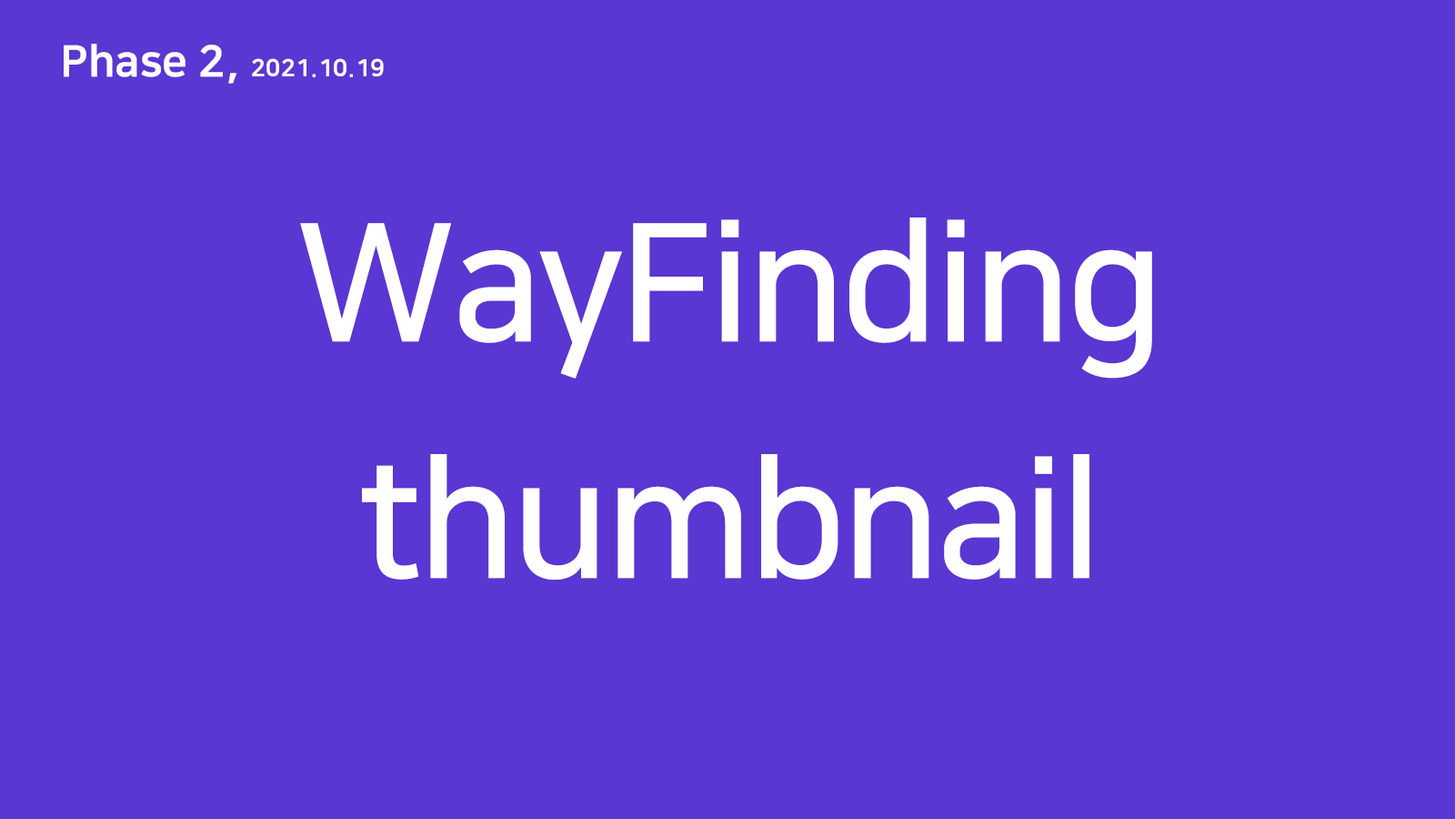
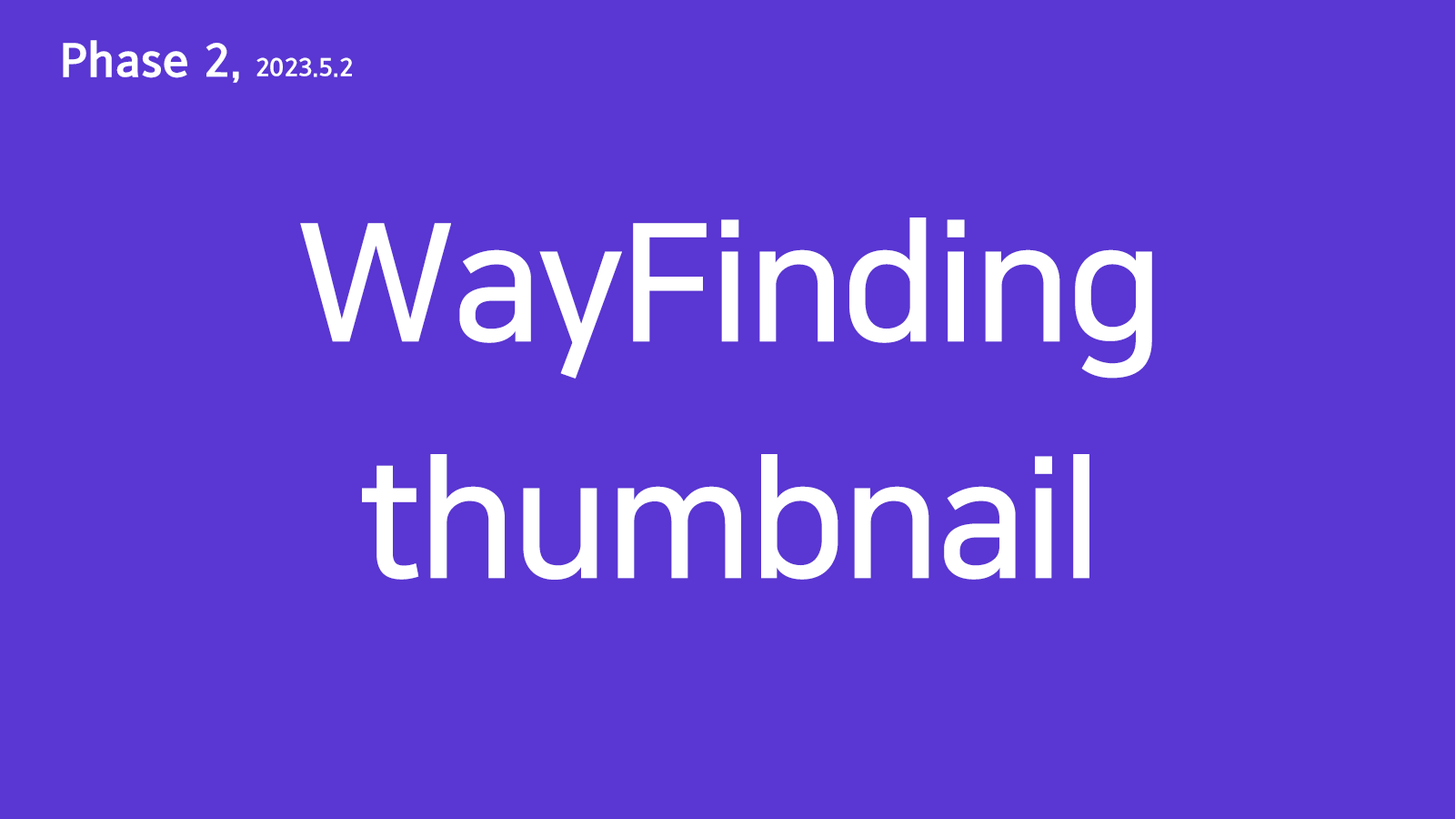
Revision of a layered (1455, 819) image; what changed, layer by layer:
renamed "Phase 2, 2021.10.19" to "Phase 2, 2023.5.2", painted on it over <box>62,40,384,84</box>
